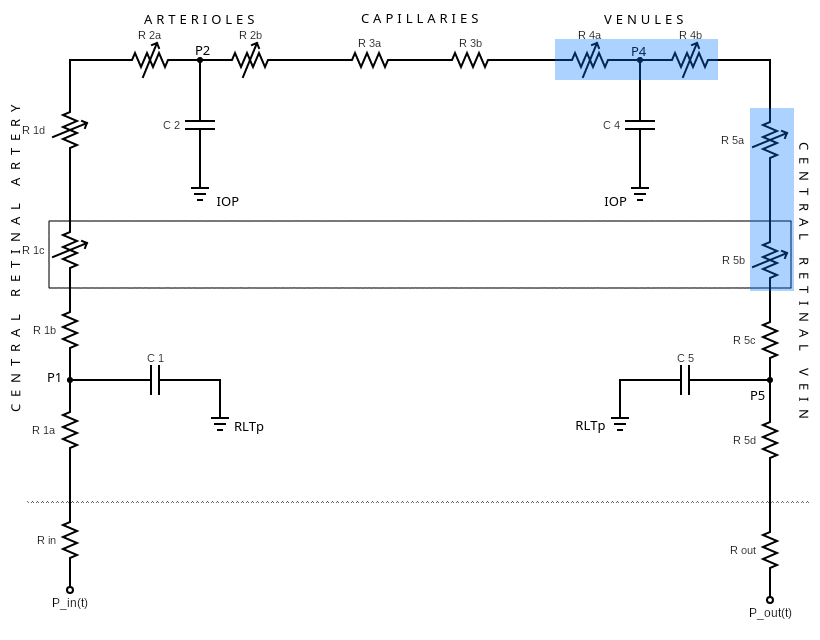
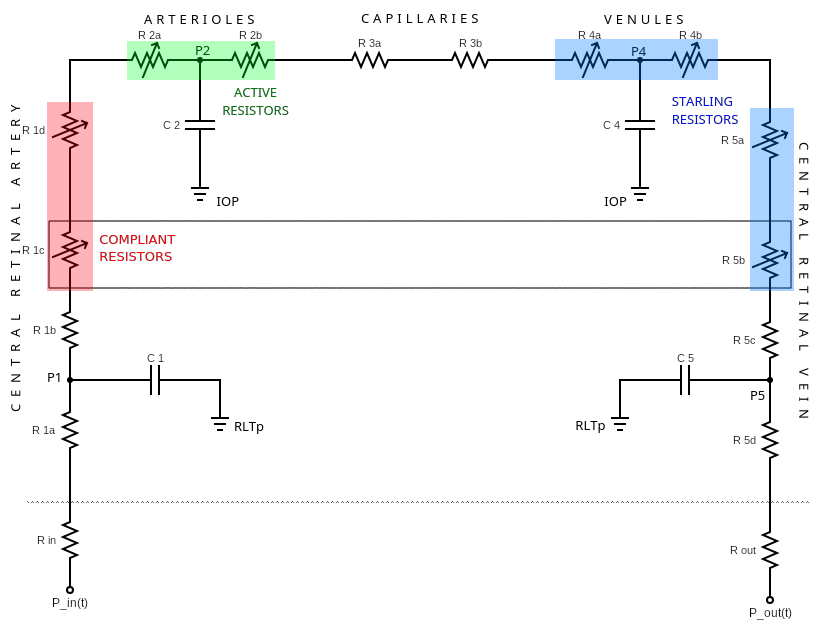
Two versions of the same layered image (820x640). Layer-by-layer changes:
painted on "Livello 5" over bbox(47, 41, 738, 291)
painted on "Marca LC" over bbox(47, 64, 738, 291)
painted on "Livello 1" over bbox(47, 41, 738, 291)
